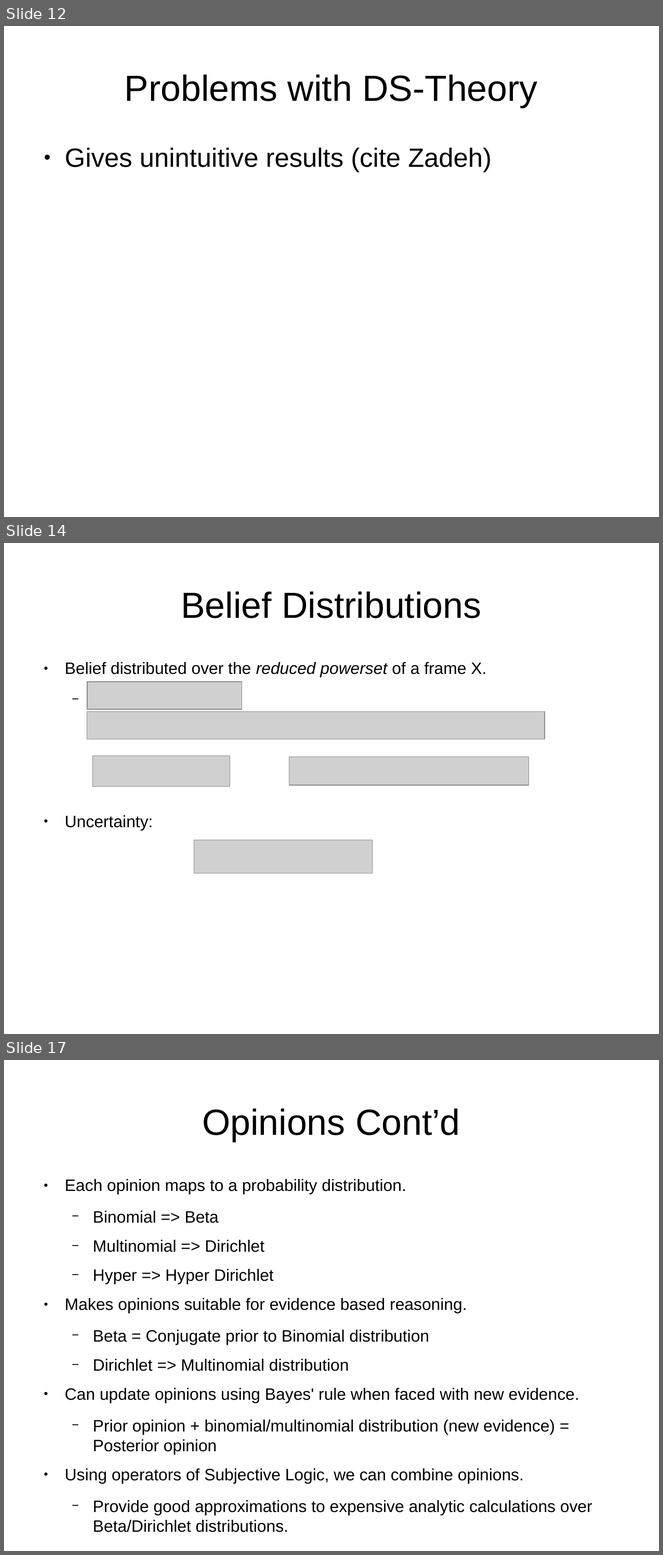
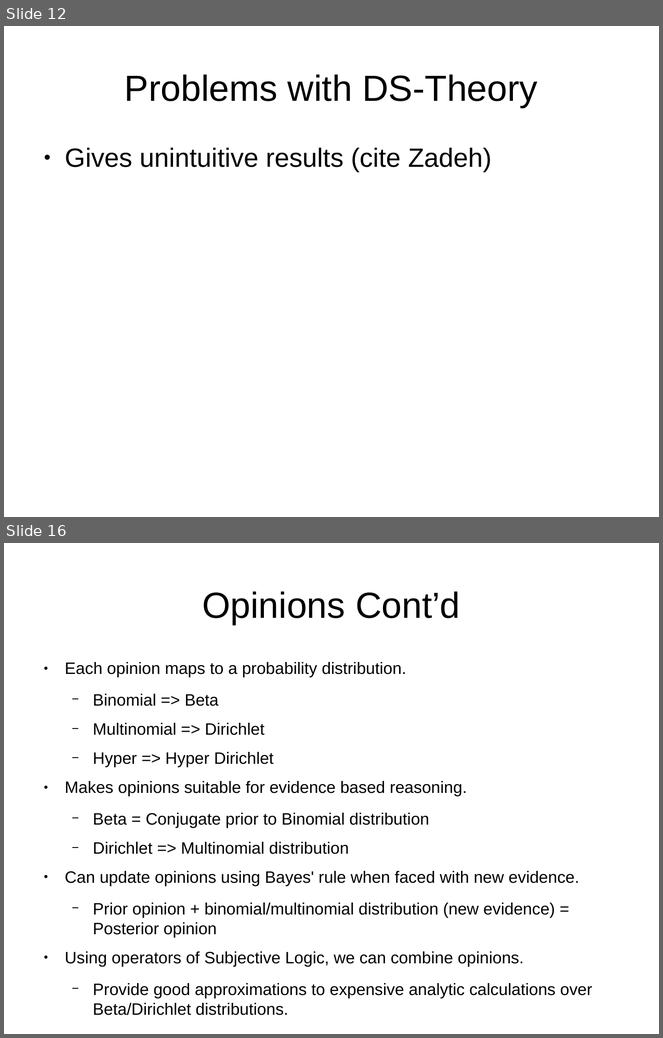
Before and after one commit to bstamour/SLHS, a slide deck: docs/proposal-from-bob.odp. Shown one above the other, each under a label of ours: slides 12, 14 and 17 before the commit, slides 12 and 16 after it; the slides between them are not shown. The pictures are 663x1555 and 663x1038 pixels, drawn with LibreOffice and Linux fonts; fonts in the diff are those of the drawing; grey boxes stand for pictures. Boxes give left, top, right and bottom in pixels: in the first picture for what was removed or moved away, otherwise in the second. Text is boxed around its words. In the diff, an @@ line names an element or a change of style, - is before the commit and + after.

```diff
--- a/docs/proposal-from-bob.odp
+++ b/docs/proposal-from-bob.odp
@@ slide 14 removed at box(4, 543, 659, 1034), background #FFFFFF @@
@@ title removed at box(181, 591, 481, 618) @@
-Belief Distributions
@@ text removed at box(65, 662, 487, 830) @@
-● Belief distributed over the reduced powerset of a frame X.
-● Uncertainty:
@@ picture removed at box(87, 682, 242, 709) @@
@@ picture removed at box(87, 712, 545, 739) @@
@@ picture removed at box(92, 756, 230, 787) @@
@@ picture removed at box(289, 757, 530, 785) @@
@@ picture removed at box(194, 840, 373, 874) @@
@@ what was slide 17 is now slide 16 @@
```
Also in this commit, not shown: 9 slides changed, 2 other slides removed, 1 other file.
